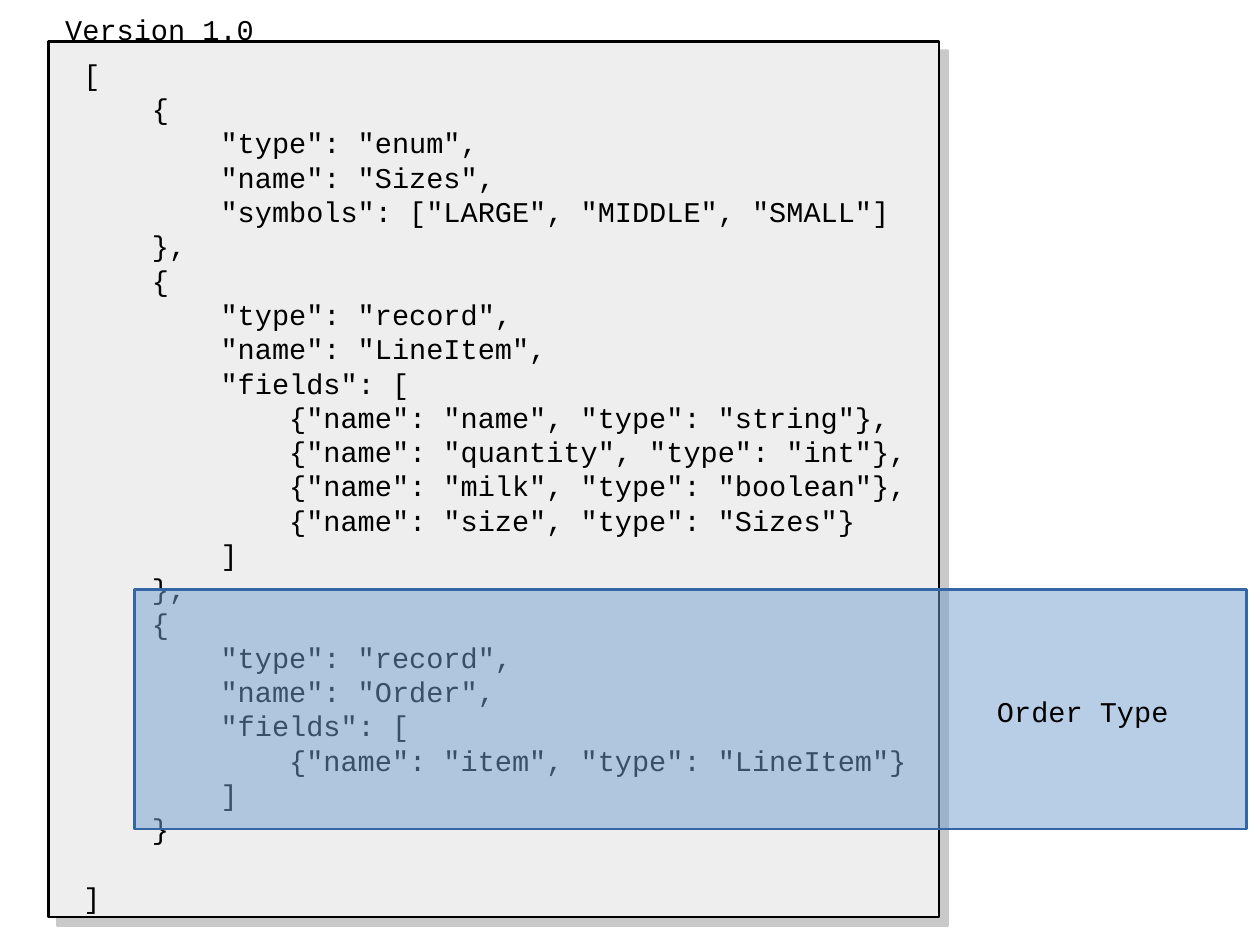
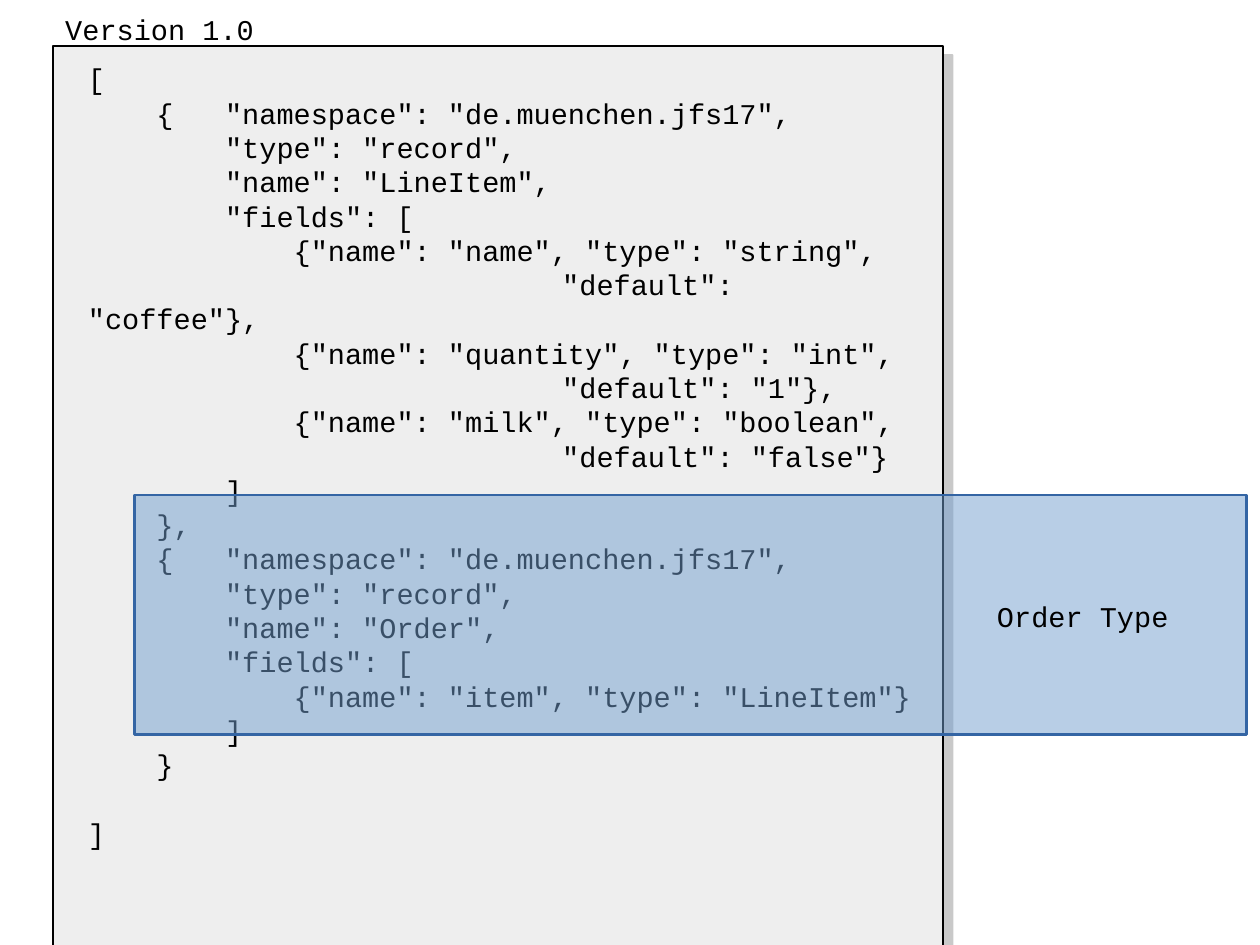
Before and after one commit to xdoo/schema_evolution_demo, a slide deck: slide 58 of Folien.odp (slide 59 before the commit). Drawn at 1260x945 pixels with LibreOffice and Linux fonts; fonts in the diff are those of the drawing. Boxes give left, top, right and bottom in pixels: in the first picture for what was removed or moved away, otherwise in the second. Text is boxed around its words. In the diff, an @@ line names an element or a change of style, - is before the commit and + after.

```diff
--- a/Folien.odp
+++ b/Folien.odp
@@ rectangle: place and size @@
-rectangle at (48,41,939,917)
+rectangle at (53,46,943,945)
@@ text at (225,103,791,130): text changed @@
-{
-"type": "enum",
-"name": "Sizes",
-"symbols": ["LARGE", "MIDDLE", "SMALL"]
-},
-{
+{ "namespace": "de.muenchen.jfs17",
@@ text at (88,241,894,473): text changed @@
-{"name": "name", "type": "string"},
-{"name": "quantity", "type": "int"},
-{"name": "milk", "type": "boolean"},
-{"name": "size", "type": "Sizes"}
+{"name": "name", "type": "string",
+"default": "coffee"},
+{"name": "quantity", "type": "int",
+"default": "1"},
+{"name": "milk", "type": "boolean",
+"default": "false"}
@@ rectangle: place and size @@
-rectangle at (135,590,1247,830)
+rectangle at (135,495,1247,735)
@@ text at (225,549,791,575): text changed @@
-{
+{ "namespace": "de.muenchen.jfs17",
@@ text "Order Type": place and size @@
-text "Order Type" at (997,702,1169,728)
+text "Order Type" at (997,607,1169,633)
```
Also in this commit, not shown: 9 other slides changed, 9 slides added, 4 slides removed, 2 other files.
